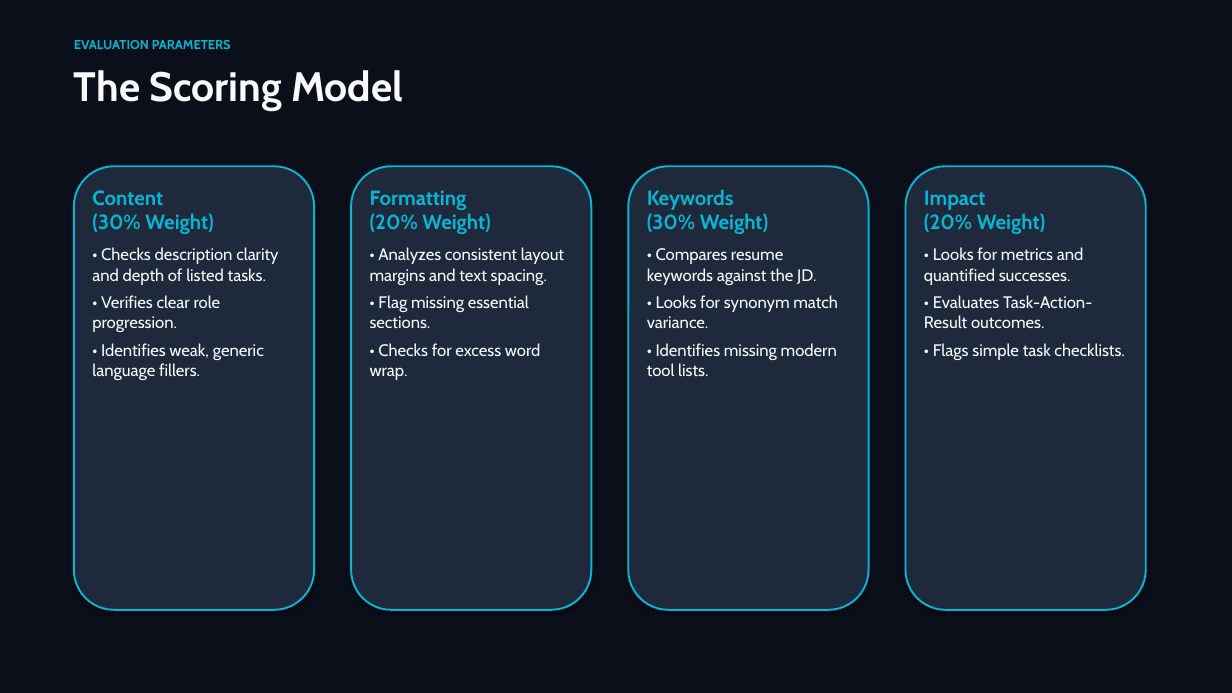
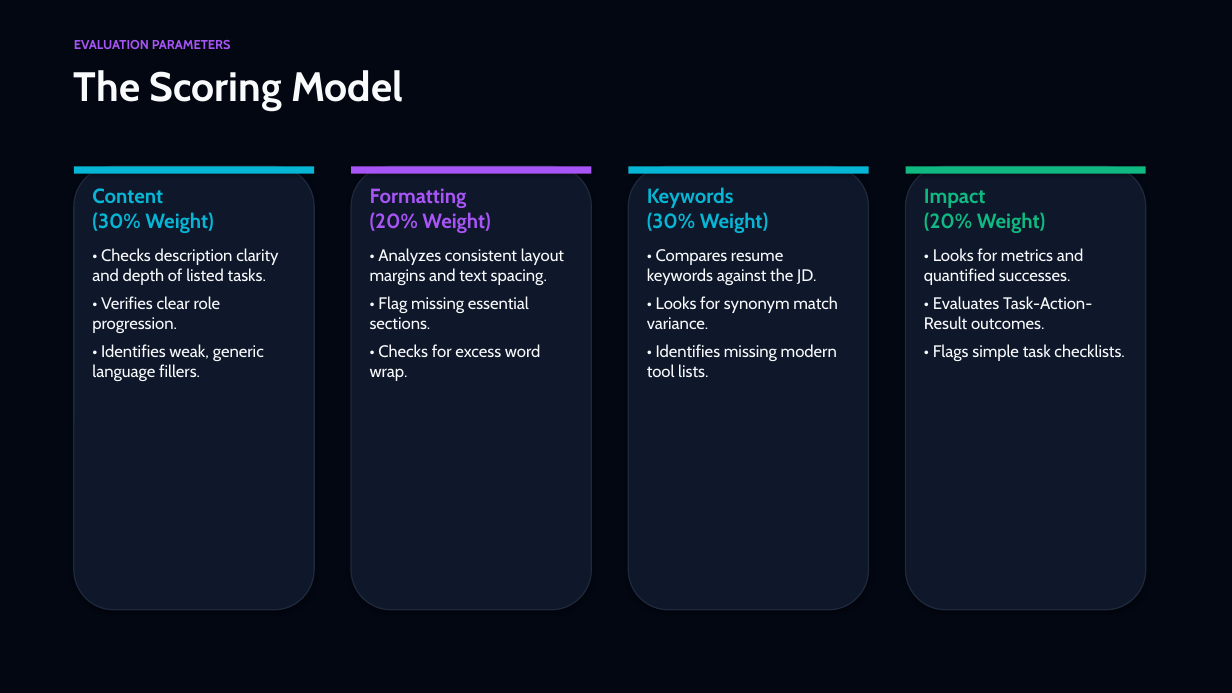
Before and after one commit to dharmrajv532-code/ResumeSensei, a slide deck: slide 14 of ResumeSensei_Presentation.pptx. Drawn at 1232x693 pixels with LibreOffice and Linux fonts; fonts in the diff are those of the drawing. Boxes give left, top, right and bottom in pixels: in the first picture for what was removed or moved away, otherwise in the second. Text is boxed around its words. In the diff, an @@ line names an element or a change of style, - is before the commit and + after.

```diff
--- a/ResumeSensei_Presentation.pptx
+++ b/ResumeSensei_Presentation.pptx
@@ background #0B0F19 to #030712 @@
@@ text "EVALUATION PARAMETERS" at bbox=[74, 40, 231, 49]: text colour #06B6D4 to #A855F7 @@
@@ rectangle added at bbox=[74, 166, 314, 174], fill #06B6D4 @@
@@ fill #1E293B to #0F172A; outline #06B6D4 1.5 pt to #1E293B 1 pt in 3 elements at bbox=[74, 166, 314, 610], bbox=[628, 166, 869, 610], bbox=[351, 166, 592, 610] @@
@@ rectangle added at bbox=[351, 166, 592, 174], fill #A855F7 @@
@@ rounded rectangle: place and size @@
-rounded rectangle at bbox=[906, 166, 1146, 610]
+rounded rectangle at bbox=[628, 166, 869, 610]
@@ rounded rectangle removed at bbox=[628, 166, 869, 610] @@
@@ rectangle added at bbox=[628, 166, 869, 174], fill #06B6D4 @@
@@ rounded rectangle added at bbox=[906, 166, 1146, 610], fill #0F172A, outline #1E293B 1 pt @@
@@ rectangle added at bbox=[906, 166, 1146, 174], fill #10B981 @@
@@ text at bbox=[92, 188, 213, 233]: more space between paragraphs @@
@@ text at bbox=[370, 188, 491, 233]: text colour #06B6D4 to #A855F7 in "Formatting (20% Weight)"; more space between paragraphs @@
@@ text at bbox=[647, 187, 768, 233]: more space between paragraphs @@
@@ text at bbox=[924, 188, 1046, 233]: text colour #06B6D4 to #10B981 in "Impact (20% Weight)"; more space between paragraphs @@
```
Also in this commit, not shown: 19 other slides changed, 1 other file.
